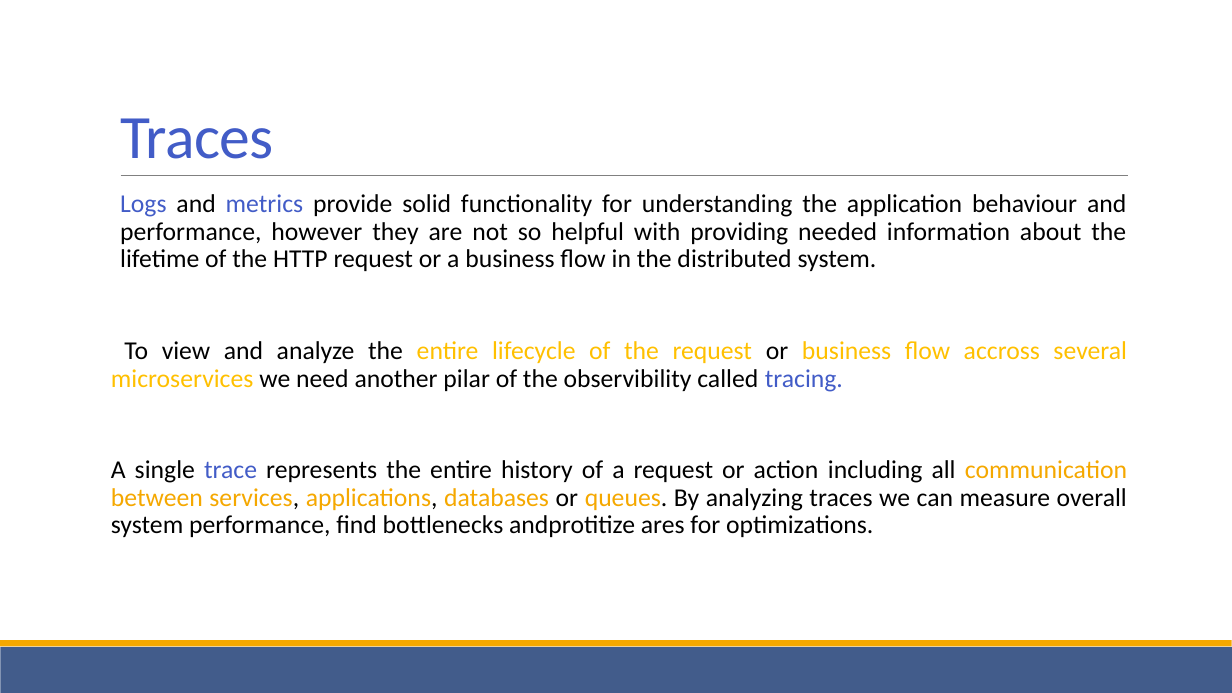
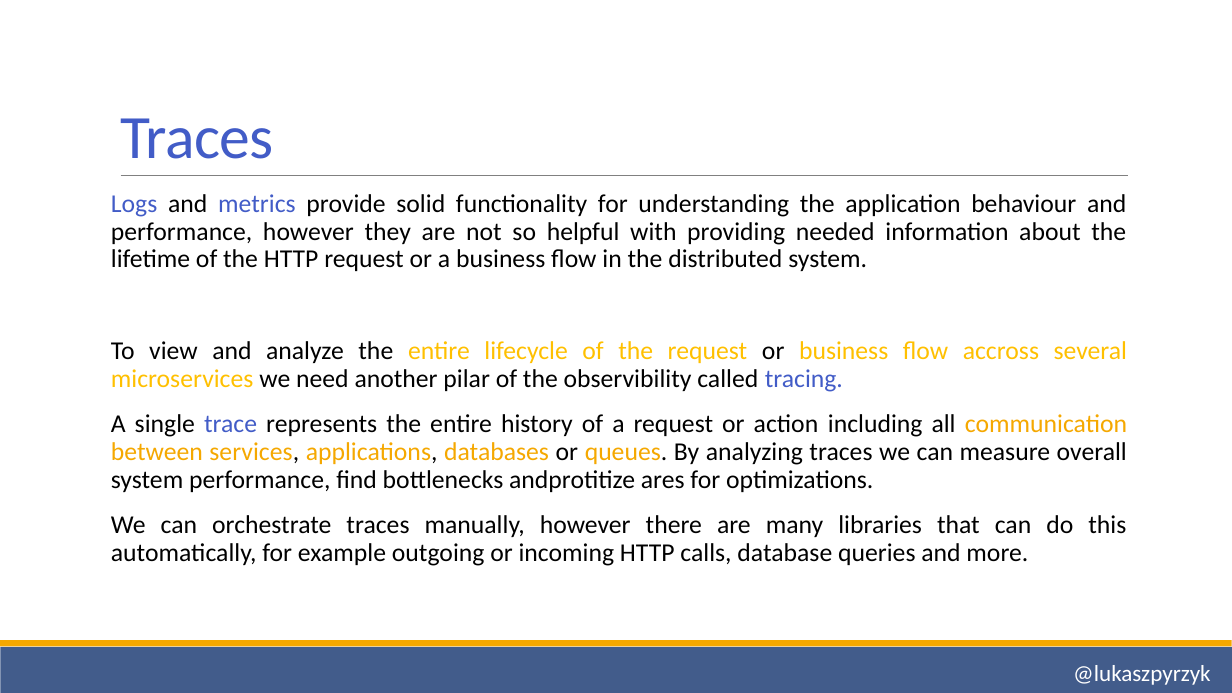
Before and after one commit to lukasz-pyrzyk/opentelemetry-demo, a slide deck: slide 8 of OpenTelemetry.pptx. Drawn at 1232x693 pixels with LibreOffice and Linux fonts; fonts in the diff are those of the drawing. Boxes give left, top, right and bottom in pixels: in the first picture for what was removed or moved away, otherwise in the second. Text is boxed around its words. In the diff, an @@ line names an element or a change of style, - is before the commit and + after.

```diff
--- a/OpenTelemetry.pptx
+++ b/OpenTelemetry.pptx
@@ text at [111, 194, 1126, 271]: bullet   to none @@
@@ text at [111, 515, 1126, 566]: paragraph added @@
+We can orchestrate traces manually, however there are many libraries that can do this automatically, for example outgoing or incoming HTTP calls, database queries and more.
@@ text added at [1073, 665, 1210, 685], 18 pt, text #FFFFFF @@
+@lukaszpyrzyk
```
Also in this commit, not shown: 7 other slides changed, 16 slides added, 9 slides removed.
